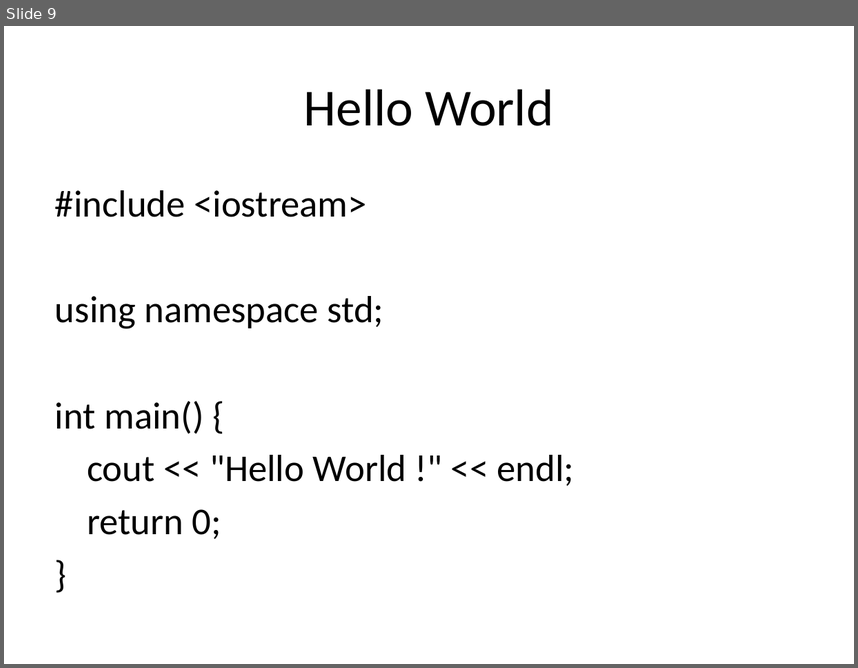
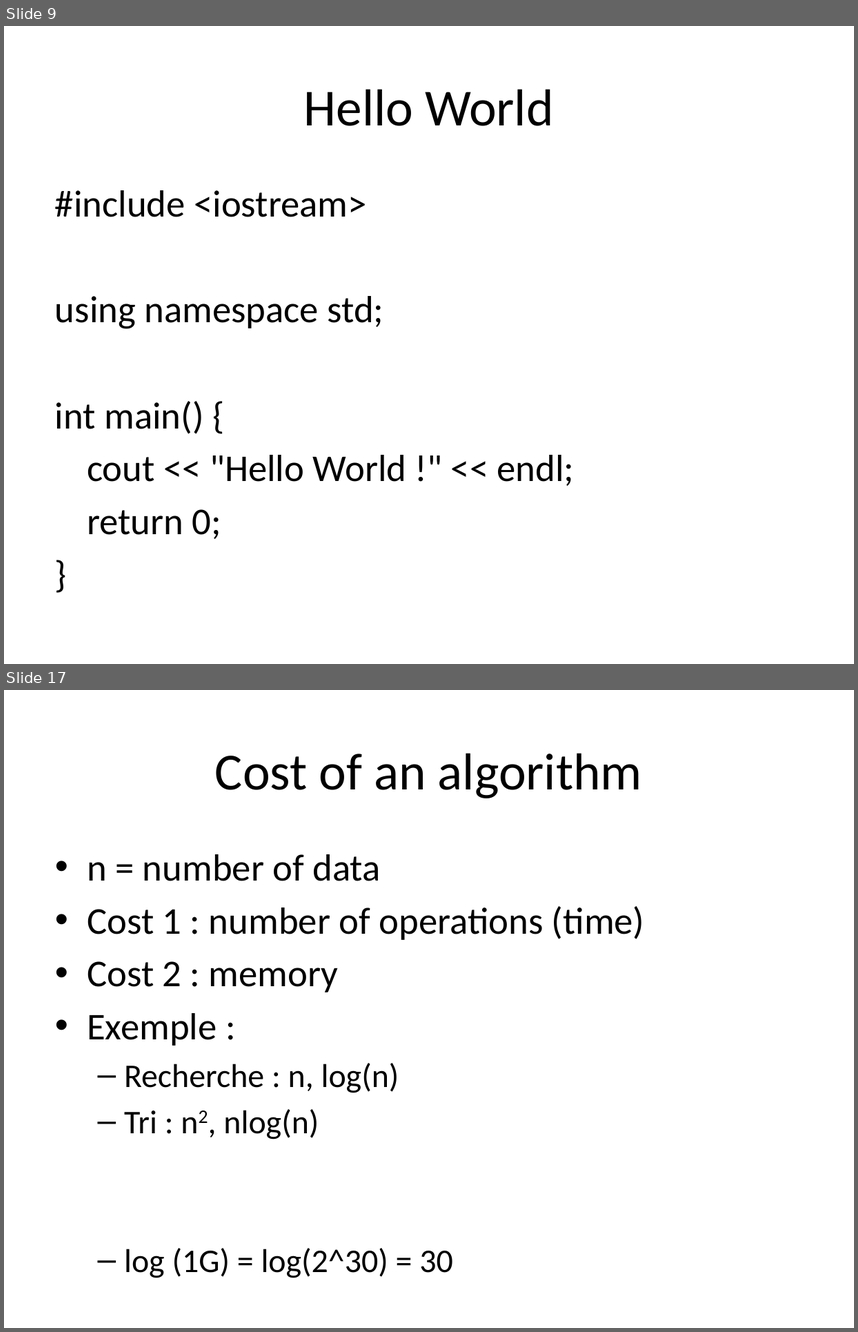
Before and after one commit to matthcol/CPP2019_07, a slide deck: CPP.pptx. Shown one above the other, each under a label of ours: slide 9 before the commit, slides 9 and 17 after it; the slides between them are not shown. The pictures are 858x668 and 858x1332 pixels, drawn with LibreOffice and Linux fonts; fonts in the diff are those of the drawing. Boxes give left, top, right and bottom in pixels: in the first picture for what was removed or moved away, otherwise in the second. Text is boxed around its words. In the diff, an @@ line names an element or a change of style, - is before the commit and + after.

```diff
--- a/CPP.pptx
+++ b/CPP.pptx
@@ slide 17 added at (4, 690, 854, 1328), background #FFFFFF @@
@@ title added at (215, 753, 642, 798), 44 pt, text #000000 @@
+Cost of an algorithm
@@ text added at (87, 854, 645, 1278), 32 pt, text #000000 @@
+• n = number of data
+• Cost 1 : number of operations (time)
+• Cost 2 : memory
+• Exemple :
+  – Recherche : n, log(n)
+  – Tri : n2, nlog(n)
+  – log (1G) = log(2^30) = 30
```
Also in this commit, not shown: 1 slide changed, 11 other slides added.
